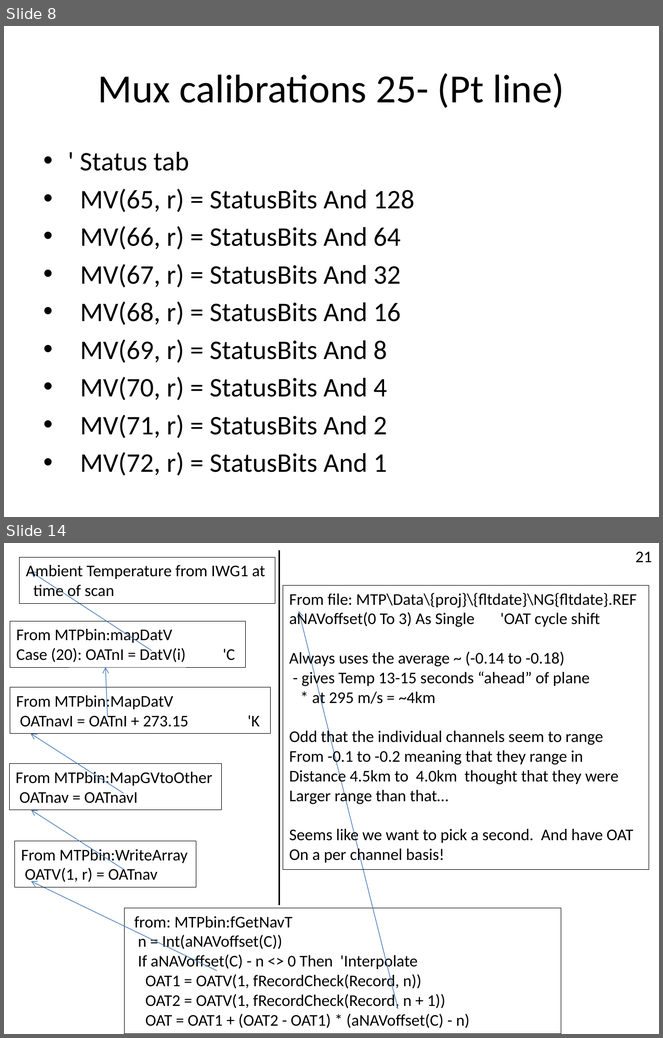
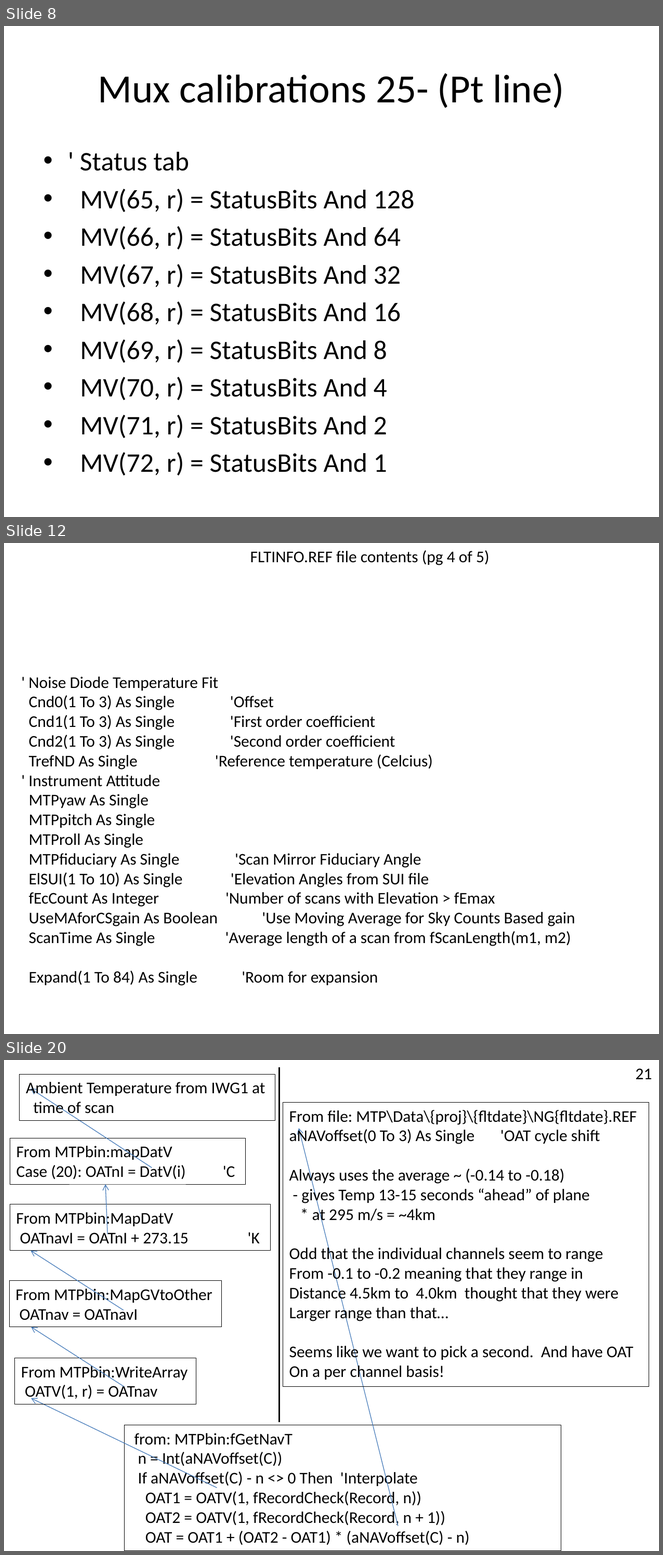
Before and after one commit to NCAR/nimbus, a slide deck: instruments/mtp/doc/MTP-DFD.pptx. Shown one above the other, each under a label of ours: slides 8 and 14 before the commit, slides 8, 12 and 20 after it; the slides between them are not shown. The pictures are 663x1038 and 663x1555 pixels, drawn with LibreOffice and Linux fonts; fonts in the diff are those of the drawing. Boxes give left, top, right and bottom in pixels: in the first picture for what was removed or moved away, otherwise in the second. Text is boxed around its words. In the diff, an @@ line names an element or a change of style, - is before the commit and + after.

Commit message:
Updates based on recent code analysis.

```diff
--- a/instruments/mtp/doc/MTP-DFD.pptx
+++ b/instruments/mtp/doc/MTP-DFD.pptx
@@ slide 12 added at <box>4,543,659,1034</box>, background #FFFFFF @@
@@ text added at <box>250,550,489,565</box>, 18 pt, text #000000 @@
+FLTINFO.REF file contents (pg 4 of 5)
@@ text added at <box>28,677,575,986</box>, 18 pt, text #000000 @@
+' Noise Diode Temperature Fit
+Cnd0(1 To 3) As Single 'Offset
+Cnd1(1 To 3) As Single 'First order coefficient
+Cnd2(1 To 3) As Single 'Second order coefficient
+TrefND As Single 'Reference temperature (Celcius)
+' Instrument Attitude
+MTPyaw As Single
+MTPpitch As Single
+MTProll As Single
+MTPfiduciary As Single 'Scan Mirror Fiduciary Angle
+ElSUI(1 To 10) As Single 'Elevation Angles from SUI file
+fEcCount As Integer 'Number of scans with Elevation > fEmax
+UseMAforCSgain As Boolean 'Use Moving Average for Sky Counts Based gain
+ScanTime As Single 'Average length of a scan from fScanLength(m1, m2)
+Expand(1 To 84) As Single 'Room for expansion
@@ what was slide 14 is now slide 20 @@
```
Also in this commit, not shown: 7 slides changed, 5 other slides added.
